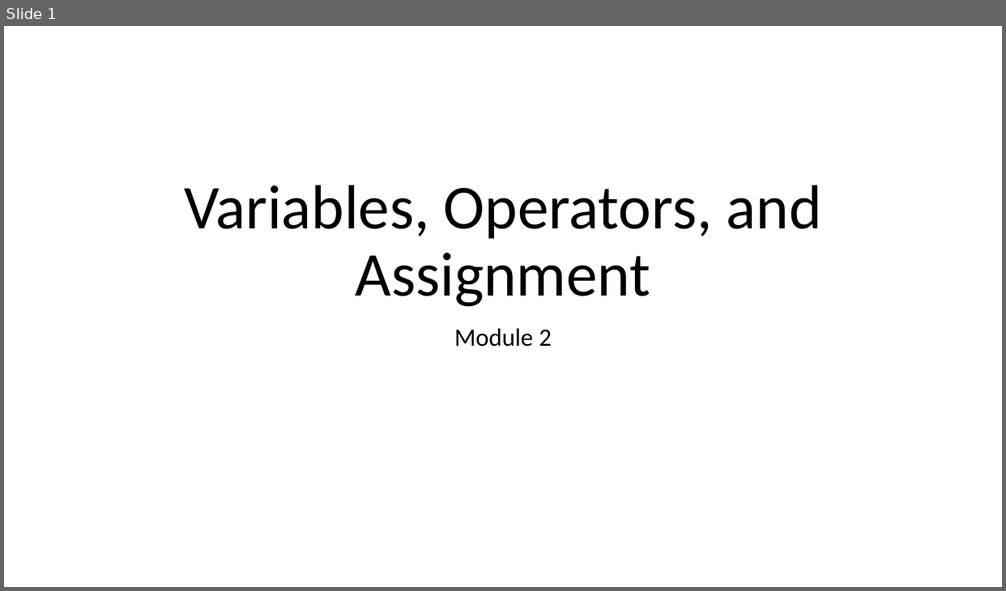
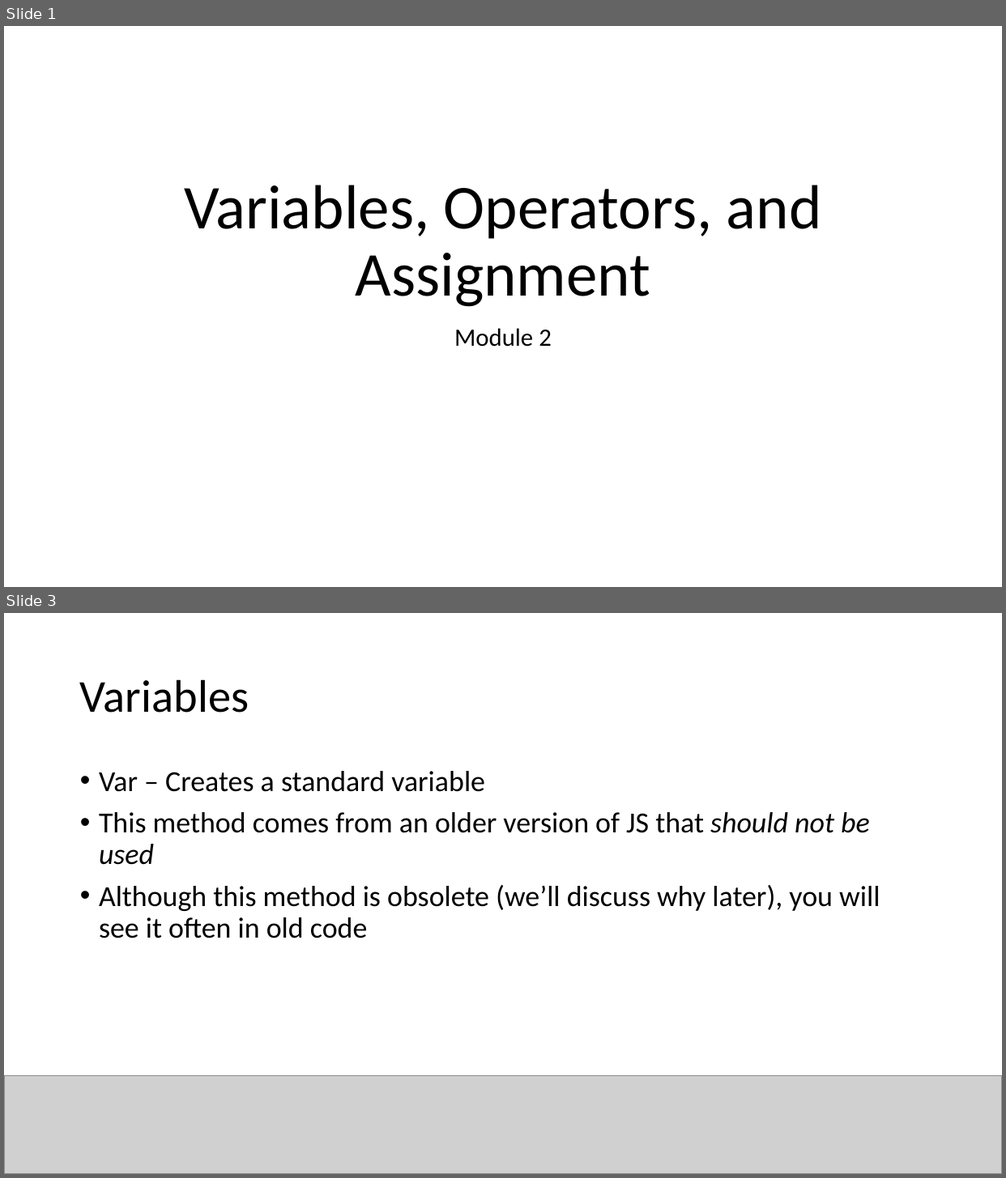
Before and after one commit to YWCANWIL-TechLab/module2-exercises-YaminahAlanis, a slide deck: slides/Module 2 - Variables, Operators, and Assignment.pptx. Shown one above the other, each under a label of ours: slide 1 before the commit, slides 1 and 3 after it; the slides between them are not shown. The pictures are 1006x591 and 1006x1178 pixels, drawn with LibreOffice and Linux fonts; fonts in the diff are those of the drawing; grey boxes stand for pictures. Boxes give left, top, right and bottom in pixels: in the first picture for what was removed or moved away, otherwise in the second. Text is boxed around its words. In the diff, an @@ line names an element or a change of style, - is before the commit and + after.

```diff
--- a/slides/Module 2 - Variables, Operators, and Assignment.pptx
+++ b/slides/Module 2 - Variables, Operators, and Assignment.pptx
@@ slide 3 added at (4,613,1002,1174), background #FFFFFF @@
@@ title added at (80,679,249,713), 44 pt, text #000000 @@
+Variables
@@ text added at (99,771,880,939), 28 pt, text #000000 @@
+• Var – Creates a standard variable
+• This method comes from an older version of JS that should not be used
+• Although this method is obsolete (we’ll discuss why later), you will see it often in old code
@@ picture added at (4,1076,1002,1174) @@
```
Also in this commit, not shown: 18 slides changed, 11 other slides added, 2 other files.
